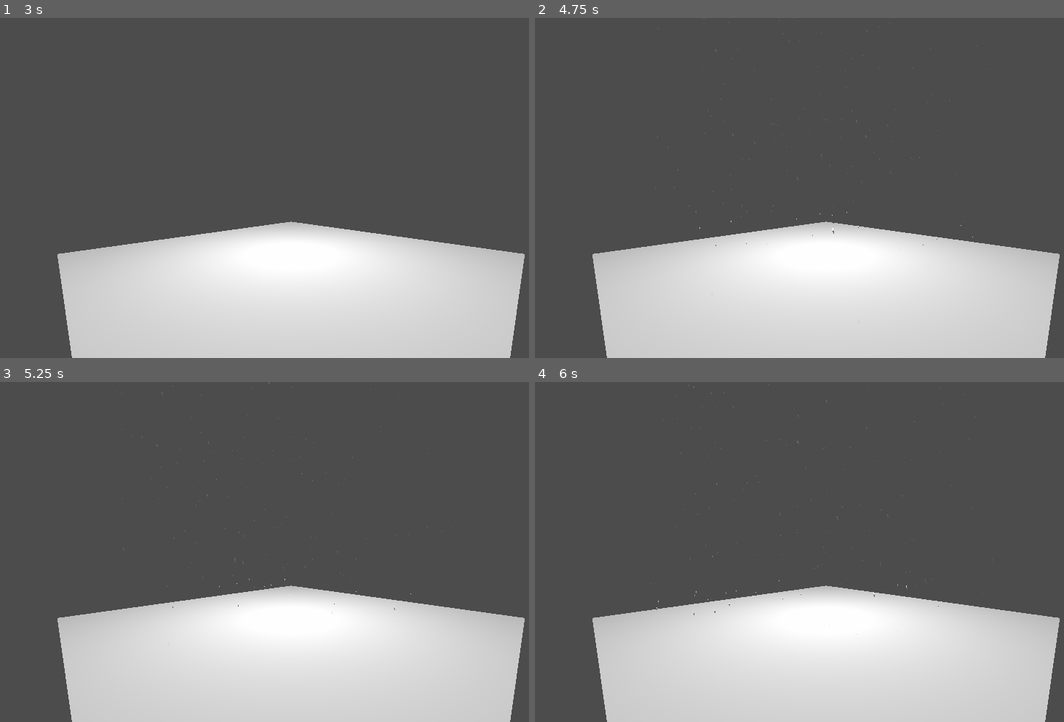
Above: before the commit, frames 1-4 (two rows, left to right).
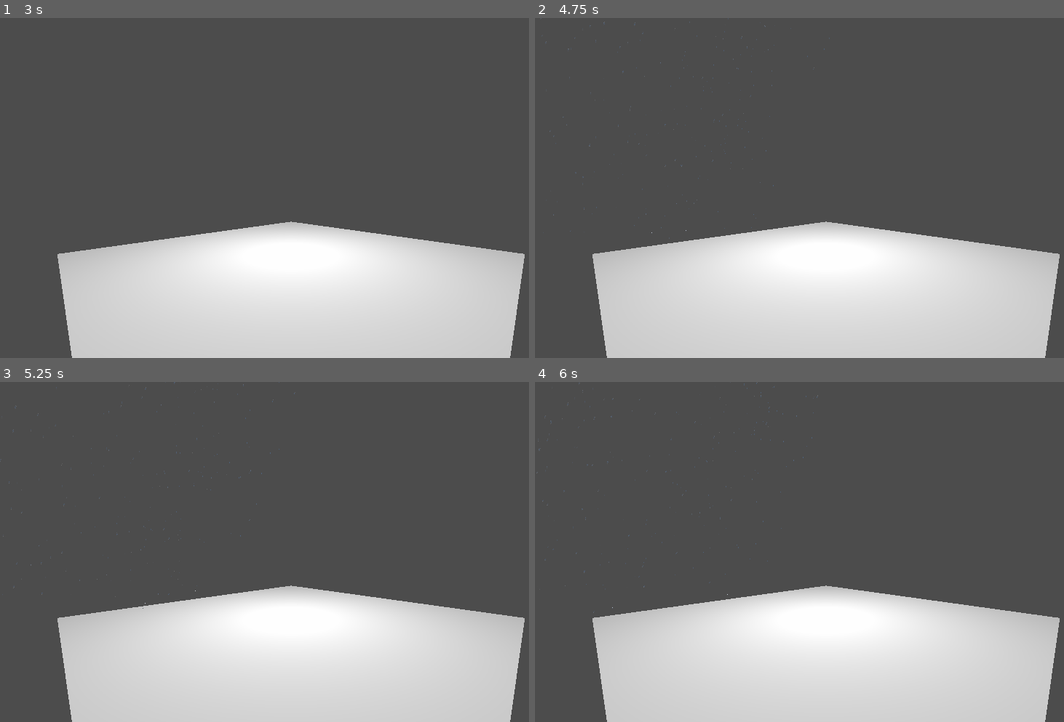
Above: after the commit, the same moments.

Repository: DemianDrake/Rain-Simulator
Game: Godot game, scene res://Main Scene.tscn
Same seed, same stepped clock (60 frames per second), same inputs: the game is played once before the commit and once after it.
Inputs:
- Up to frame 1 (3 s): tap Enter at 0.5, 2 s; tap Space at 1.25, 2.75 s
- Up to frame 2 (4.75 s): tap Enter at 3.5 s
- Up to frame 3 (5.25 s): no input
- Up to frame 4 (6 s): no input

Frame 1 is identical in both runs. In frame 2, 0.1% of the frame differs, in the area x 1-87%, y 0-69%; in frame 3, 0.1%; in frame 4, 0.1%, in the area x 0-87%, y 0-75%.

Commit message:
Added simple wind force.

Diff:
--- a/Main Scene.tscn
+++ b/Main Scene.tscn
@@ -11,6 +11,8 @@
 shader_param/gravity = 0.0
 shader_param/init_vel = null
 shader_param/amount = 0.0
+shader_param/wind_direction_angle = null
+shader_param/wind_power = null
 
 [sub_resource type="PlaneMesh" id=2]
 size = Vector2( 50, 50 )
--- a/Main.gd
+++ b/Main.gd
@@ -7,6 +7,10 @@
 export var init_vel = 0.0
 export var height = 20.0
 
+export var wind_direction_angle = 150.0;
+export var wind_power = 4.0;
+
+
 onready var g = ProjectSettings.get_setting("physics/3d/default_gravity")
 
 func _ready():
@@ -14,6 +18,9 @@
 	shader_material.set_shader_param("amount", rain.amount)
 	shader_material.set_shader_param("height", height)
 	shader_material.set_shader_param("init_vel", init_vel)
+	shader_material.set_shader_param("wind_direction_angle", wind_direction_angle)
+	shader_material.set_shader_param("wind_power", wind_power)
+
 	rain.lifetime = (sqrt(init_vel * init_vel + (2 * g * height)) - init_vel) / g
 	rain.amount = max_amount
 	rain.explosiveness = 0.0
--- a/Raindrop.shader
+++ b/Raindrop.shader
@@ -1,9 +1,32 @@
 shader_type particles;
+
+const float PI = 3.141592653589793;
 
 uniform float height;
 uniform float gravity;
 uniform float init_vel;
 uniform float amount;
+
+// angle in degrees
+uniform float wind_direction_angle;
+uniform float wind_power;
+
+float deg_to_rad(float deg){
+        return deg * PI / 180.0;
+}
+
+mat3 rotationMatrix(vec3 axis, float angle)
+{
+    axis = normalize(axis);
+    float s = sin(angle);
+    float c = cos(angle);
+    float oc = 1.0 - c;
+
+    return mat3(vec3(oc * axis.x * axis.x + c,           oc * axis.x * axis.y - axis.z * s,  oc * axis.z * axis.x + axis.y * s),
+                vec3(oc * axis.x * axis.y + axis.z * s,  oc * axis.y * axis.y + c,           oc * axis.y * axis.z - axis.x * s),
+                vec3(oc * axis.z * axis.x - axis.y * s,  oc * axis.y * axis.z + axis.x * s,  oc * axis.z * axis.z + c));
+}
+
 
 float rand_from_seed(in uint seed) {
   int k;
@@ -44,13 +67,46 @@
 	vec2 position = vec2(rand_from_seed(alt_seed2) * 2.0 - 1.0,
 	                     rand_from_seed(alt_seed3) * 2.0 - 1.0);
 
+	// set rotation
+	float inclination = atan(wind_power, -gravity);
+	float rad = deg_to_rad(wind_direction_angle);
+
+	mat3 scale = mat3(vec3(1.0, 0.0, 0.0),
+                      vec3(0.0, 1.0, 0.0),
+                      vec3(0.0, 0.0, 1.0));
+
+	mat3 rotY = rotationMatrix(vec3(0.0,1.0,0.0),inclination);
+	mat3 rotZ = rotationMatrix(vec3(0.0,0.0,1.0), -rad);
+
+	mat3 model = rotZ*rotY*scale;
+
+	TRANSFORM[0].xyz = model[0];
+	TRANSFORM[1].xyz = model[1];
+	TRANSFORM[2].xyz = model[2];
+
+
 	TRANSFORM[3].xy = position.xy * 20.0;
 	TRANSFORM[3].z = height * -1.0 + (rand_from_seed(alt_seed1) * 2.0 - 1.0);
 
 	VELOCITY.z = init_vel;
   } else {
     //per-frame code goes here
+	float prev_vel_z = VELOCITY.z;
 	VELOCITY.z += DELTA * gravity;
-	TRANSFORM[0].z = 1.0 + VELOCITY.z / 20.0;
+
+	// windy stuff
+	float rad = deg_to_rad(wind_direction_angle);
+	vec2 wind_direction = vec2(cos(rad), sin(rad));
+	VELOCITY.xy += DELTA * wind_power * wind_direction;
+
+
+	vec3 rot_transform = TRANSFORM[2].xyz;
+	if (prev_vel_z > 0.00001){
+		rot_transform /= prev_vel_z;
+	}
+
+	// scaling by actual velocity
+	TRANSFORM[2].xyz = rot_transform * VELOCITY.z / 1.01;
+
   }
 }
